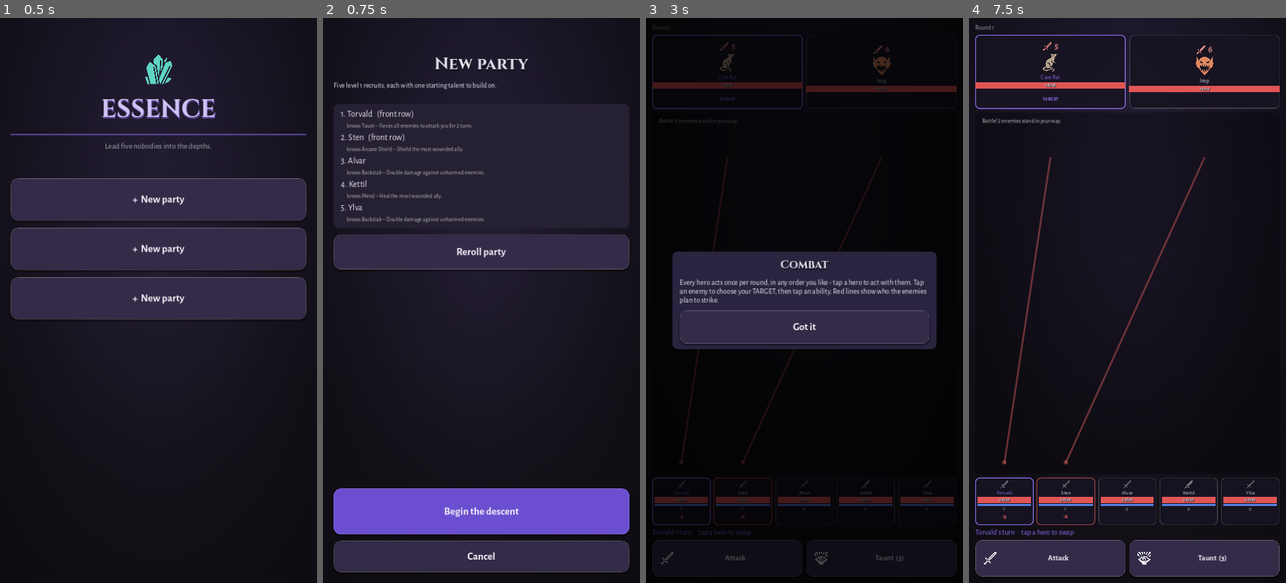
Above: before the commit, frames 1-4 (left to right).
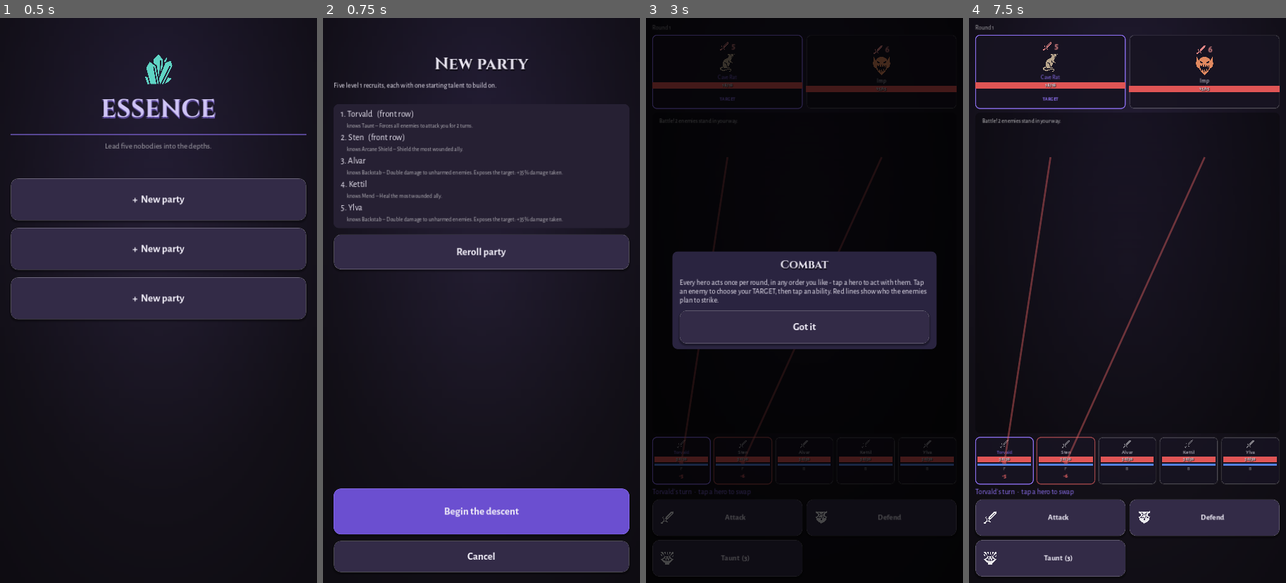
Above: after the commit, the same moments.

Repository: DrDev1337/Dreamapp
Game: Godot game, scene res://scenes/main.tscn
Same seed, same stepped clock (60 frames per second), same inputs: the game is played once before the commit and once after it.
Inputs (mouse positions are in pixels of both pictures, inside the frame that each line leads up to):
- Up to frame 1 (0.5 s): no input
- Up to frame 2 (0.75 s): click "+ New party" at 0.5 s
- Up to frame 3 (3 s): click "Begin the descent" at 1.25 s; click "START RUN – The Cave Depths" at 2 s; click "Descend – Depth 1: Battle" at 2.75 s
- Up to frame 4 (7.5 s): click (1203, 515) at 3.5 s, where only the run after the commit has a clickable "Defend"; click (1051, 74) at 4.27 s; click (1203, 74) at 5.02 s; click "Attack" at 5.75 s; click "Taunt (3)" at 6.5 s; click "Got it" at 7.25 s

Frame 1 is identical in both runs. In frame 2, 0.3% of the frame differs, in the area x 31-76%, y 26-37%; in frame 3, 3.4%; in frame 4, 12%, in the area x 1-98%, y 74-99%.

Commit message:
Add strategic depth: Defend action, Exposed combo, tight mana economy
The optimal move was almost always "attack with the strongest ability".
Borrowed the core decision loops from Slay the Spire and Slice & Dice:

- Defend (universal action, all heroes): halve the next hit taken AND
  gain +3 mana. Every enemy intent is now a real decision - block it,
  pre-heal, or race it by killing the enemy first
- Passive mana regen lowered 2 -> 1 per action, making Defend the mana
  engine: rounds alternate between charging and spending
- Exposed (via Backstab): target takes +35% damage from everyone for 2
  rounds - free action ordering pays off (open with the rogue, then
  unload)
- Guard state shows as "grd", exposed as "EXP+" on cards; simulator AI
  defends against big incoming hits and to bank mana; tests cover the
  guard halving, mana gain and the exposed multiplier via same-seed
  engine comparison

Co-Authored-By: Claude Fable 5 <noreply@anthropic.com>
Claude-Session: https://claude.ai/code/session_019aKYy591HB2eGFWw2i1t2D

Diff:
--- a/src/core/abilities.gd
+++ b/src/core/abilities.gd
@@ -22,6 +22,21 @@
 		"kind": "physical",
 		"target": "enemy",
 	},
+	# Universell (alla hjältar): blockbeslutet + mana-motorn. Att avstå
+	# skada för att stå emot en intent ELLER ladda mana är kärnvalet
+	# varje runda (Slay the Spire-block / Slice & Dice-pips).
+	"defend":
+	{
+		"id": "defend",
+		"name": "Defend",
+		"desc": "Halve the next hit taken and focus: +3 mana.",
+		"axis": "none",
+		"mana_cost": 0,
+		"cooldown": 0,
+		"power": 0.0,
+		"kind": "defend",
+		"target": "self",
+	},
 	# --- Tank ---
 	"taunt":
 	{
@@ -180,11 +195,13 @@
 		"signature": true,
 	},
 	# --- Rogue ---
+	# Exposed är combo-motorn: rogue öppnar, resten av partyt slår
+	# hårdare på samma mål – handlingsordningen (fritt vald) får payoff.
 	"backstab":
 	{
 		"id": "backstab",
 		"name": "Backstab",
-		"desc": "Double damage against unharmed enemies.",
+		"desc": "Double damage to unharmed enemies. Exposes the target: +35% damage taken.",
 		"axis": "rogue",
 		"mana_cost": 3,
 		"cooldown": 0,
@@ -192,6 +209,7 @@
 		"kind": "physical",
 		"target": "enemy",
 		"bonus_vs_full_hp": 2.0,
+		"status": {"id": "exposed", "duration": 2, "mult": 1.35},
 	},
 	"poison_blade":
 	{
--- a/src/core/balance.gd
+++ b/src/core/balance.gd
@@ -60,7 +60,10 @@
 const HERO_BASE_SPEED := 6
 const HERO_BASE_ARMOR := 0
 const HERO_BASE_MANA := 8
-const HERO_MANA_REGEN := 2
+# Stram passiv regen gör Defend till mana-motorn: rundor växlar mellan
+# att ladda (defend) och bränna (förmågor) – Slice & Dice-rytmen.
+const HERO_MANA_REGEN := 1
+const DEFEND_MANA_BONUS := 3
 
 # --- Level och klassning (US-4.2) ---
 const XP_PER_LEVEL_BASE := 40
--- a/src/core/combat.gd
+++ b/src/core/combat.gd
@@ -234,6 +234,8 @@
 			_do_taunt(hero, ability)
 		"buff":
 			_do_buff(hero, ability)
+		"defend":
+			_do_defend(hero)
 		_:
 			_do_attack(hero, ability, target_index)
 
@@ -299,6 +301,14 @@
 	log.append("%s taunts the enemies!" % hero["name"])
 
 
+## Defend: nästa träff halveras (guard_next, samma flagga som fiendernas
+## guard) och hjälten fokuserar – mana-motorn i stridsekonomin.
+func _do_defend(hero: Dictionary) -> void:
+	hero["guard_next"] = true
+	hero["mana"] = mini(int(hero["max_mana"]), int(hero["mana"]) + Balance.DEFEND_MANA_BONUS)
+	log.append("%s braces and focuses (+%d mana)." % [hero["name"], Balance.DEFEND_MANA_BONUS])
+
+
 func _do_buff(hero: Dictionary, ability: Dictionary) -> void:
 	var target := hero
 	if String(ability["target"]) == "ally":
@@ -332,6 +342,11 @@
 	for status in attacker["statuses"]:
 		if status["id"] == "atk_up":
 			base *= float(status.get("mult", 1.5))
+	# Exposed (combo-status): målet tar mer skada av ALLA – ordningen
+	# inom rundan blir taktik (öppna med backstab, nuka sedan).
+	for status in defender["statuses"]:
+		if status["id"] == "exposed":
+			base *= float(status.get("mult", 1.35))
 	base *= rng.randf_range(0.9, 1.1)
 	return maxi(Balance.MIN_DAMAGE, int(base))
 
--- a/src/core/hero.gd
+++ b/src/core/hero.gd
@@ -31,11 +31,12 @@
 		ability_ids.append(id)
 
 
-## Aktiva förmågor i strid: basattack + max 3 övriga (mobilskärm).
+## Aktiva förmågor i strid: basattack + defend (universella) + max 3
+## egna (mobilskärm). Defend är blockbeslutet alla hjältar alltid har.
 func combat_ability_ids() -> Array:
-	var actives: Array = ["basic_attack"]
+	var actives: Array = ["basic_attack", "defend"]
 	for id in ability_ids:
-		if id != "basic_attack" and actives.size() < 4:
+		if id not in actives and actives.size() < 5:
 			actives.append(id)
 	return actives
 
--- a/src/ui/combat_screen.gd
+++ b/src/ui/combat_screen.gd
@@ -524,6 +524,8 @@
 
 func _status_text(unit: Dictionary) -> String:
 	var parts: Array = []
+	if unit.get("guard_next", false):
+		parts.append("grd")
 	for status in unit["statuses"]:
 		match String(status["id"]):
 			"poison":
@@ -540,6 +542,8 @@
 				parts.append("evd")
 			"taunt":
 				parts.append("tnt")
+			"exposed":
+				parts.append("EXP+")
 	return " ".join(parts)
 
 
--- a/src/ui/icons.gd
+++ b/src/ui/icons.gd
@@ -15,6 +15,7 @@
 
 const ABILITY := {
 	"basic_attack": _SWORD,
+	"defend": _MAGIC_SHIELD,
 	"taunt": _WAR_CRY,
 	"shield_bash": preload("res://assets/icons/shield_bash.svg"),
 	"fortify": _MAGIC_SHIELD,
--- a/tests/run_tests.gd
+++ b/tests/run_tests.gd
@@ -200,6 +200,52 @@
 	heal_engine.player_action("mend", -1)
 	check(int(heal_engine.heroes[0]["hp"]) == 21, "mend helar mest skadade hjälten (2.2×magi)")
 
+	# Defend (blockbeslutet): halverar nästa träff och laddar mana.
+	var defend_heroes := _make_party_combat()
+	defend_heroes[0]["ability_ids"] = ["basic_attack", "defend"]
+	var defend_engine := CombatEngine.new()
+	defend_engine.setup(defend_heroes, [Enemies.spawn("stone_golem", 1)], 10)
+	defend_engine.advance_until_player_turn()
+	defend_engine.heroes[0]["mana"] = 5
+	check(defend_engine.player_action("defend", -1), "defend är alltid tillgänglig")
+	check(defend_engine.heroes[0]["guard_next"], "defend höjer garden")
+	check(
+		(
+			int(defend_engine.heroes[0]["mana"])
+			== 5 + Balance.DEFEND_MANA_BONUS + Balance.HERO_MANA_REGEN
+		),
+		"defend laddar mana (+%d)" % Balance.DEFEND_MANA_BONUS
+	)
+	defend_engine._deal_damage(defend_engine.heroes[0], 10, "Hero0")
+	check(int(defend_engine.heroes[0]["hp"]) == 25, "garden halverar nästa träff")
+	check(not defend_engine.heroes[0].get("guard_next", false), "garden förbrukas av träffen")
+
+	# Exposed (combo-motorn): backstab gör att målet tar mer skada av alla.
+	var expose_heroes := _make_party_combat()
+	expose_heroes[0]["ability_ids"] = ["basic_attack", "backstab"]
+	var base_engine := CombatEngine.new()
+	base_engine.setup(_make_party_combat(), [Enemies.spawn("stone_golem", 1)], 12)
+	var exp_engine := CombatEngine.new()
+	exp_engine.setup(expose_heroes, [Enemies.spawn("stone_golem", 1)], 12)
+	exp_engine.advance_until_player_turn()
+	exp_engine.player_action("backstab", 0)
+	var has_exposed := false
+	for status in exp_engine.enemies[0]["statuses"]:
+		if status["id"] == "exposed":
+			has_exposed = true
+	check(has_exposed, "backstab exponerar målet")
+	# Samma seed + samma slumpsekvens: attacken efter exponering gör mer
+	# skada än motsvarande attack utan.
+	base_engine.advance_until_player_turn()
+	base_engine.player_action("basic_attack", 0)
+	var base_hp := int(base_engine.enemies[0]["hp"])
+	base_engine.player_action("basic_attack", 0)
+	var base_second_hit := base_hp - int(base_engine.enemies[0]["hp"])
+	var exp_hp := int(exp_engine.enemies[0]["hp"])
+	exp_engine.player_action("basic_attack", 0)
+	var exp_second_hit := exp_hp - int(exp_engine.enemies[0]["hp"])
+	check(exp_second_hit > base_second_hit, "exponerade mål tar mer skada (+35%)")
+
 	# Revive: nekas utan fallen hjälte, väcker annars den första fallna.
 	var revive_heroes := _make_party_combat()
 	revive_heroes[0]["ability_ids"] = ["basic_attack", "resurrect"]
@@ -239,6 +285,10 @@
 	print("Hero & classing…")
 	var hero := Hero.new()
 	check(hero.ability_ids == ["basic_attack"], "rekryter börjar med bara basattack (US-4.1)")
+	check(
+		hero.combat_ability_ids() == ["basic_attack", "defend"],
+		"defend är universell i strid (blockbeslutet)"
+	)
 	for i in Balance.CLASS_UNLOCK_PICKS - 1:
 		check(not hero.apply_class_pick("mage"), "för få val låser inte klass")
 	var unlocked := hero.apply_class_pick("mage")
--- a/tools/simulate.gd
+++ b/tools/simulate.gd
@@ -200,10 +200,59 @@
 	var alive := combat.living_enemies()
 	if casual_mode:
 		return ["basic_attack", alive[0]]
-	# 1. Väck fallna kamrater.
+	var support := _support_action(combat, hero, alive)
+	if not support.is_empty():
+		return support
+	# Bästa skada mot bästa mål.
+	var target: int = alive[0]
+	var lowest_hp := 999999
+	for i in alive:
+		if String(combat.enemies[i].get("intent", {}).get("kind", "")) == "heal":
+			target = i
+			break
+		if int(combat.enemies[i]["hp"]) < lowest_hp:
+			lowest_hp = int(combat.enemies[i]["hp"])
+			target = i
+	var best_id := "basic_attack"
+	var best_score := 0.0
+	for id in hero["ability_ids"]:
+		if not _usable(hero, id):
+			continue
+		var ability := Abilities.get_ability(id)
+		var kind := String(ability["kind"])
+		if kind not in ["physical", "magic"]:
+			continue
+		var stat := float(hero["magic"] if kind == "magic" else hero["attack"])
+		var multiplier := float(alive.size()) if ability["target"] == "all_enemies" else 1.0
+		var score := stat * float(ability["power"]) * multiplier * float(ability.get("hits", 1))
+		if score > best_score:
+			best_score = score
+			best_id = id
+	# Mana-ekonomin: bara basattacken kvar men en dyrare förmåga väntar
+	# på mana -> defend och ladda i stället (Slice & Dice-rytmen).
+	if best_id == "basic_attack" and _usable(hero, "defend") and _should_bank_mana(hero):
+		return ["defend", -1]
+	return [best_id, target]
+
+
+## Stödprioriteringar: revive > defend mot stort hot > heal > taunt.
+## Returnerar [] när hjälten ska göra skada i stället.
+func _support_action(combat: CombatEngine, hero: Dictionary, alive: Array) -> Array:
 	if _usable(hero, "resurrect") and not combat.downed_heroes().is_empty():
 		return ["resurrect", -1]
-	# 2. Hela när någon är låg.
+	# Defend: blocka stora inkommande träffar mot just den här hjälten.
+	var my_threat := 0
+	for i in alive:
+		var enemy_intent: Dictionary = combat.enemies[i].get("intent", {})
+		if int(enemy_intent.get("target", -1)) == combat.active_hero:
+			my_threat += int(enemy_intent.get("est", 0))
+	if (
+		_usable(hero, "defend")
+		and not hero.get("guard_next", false)
+		and my_threat >= int(hero["max_hp"]) * 0.25
+	):
+		return ["defend", -1]
+	# Hela när någon är låg.
 	var wounded_count := 0
 	var worst_fraction := 1.0
 	for i in combat.living_heroes():
@@ -217,37 +266,27 @@
 			return ["radiance", -1]
 		if _usable(hero, "mend"):
 			return ["mend", -1]
-	# 3. Tanka hotet från frontraden.
+	# Tanka hotet från frontraden.
 	if String(hero["row"]) == "front":
 		for taunt_id in ["bulwark", "taunt"]:
 			if _usable(hero, taunt_id):
 				return [taunt_id, -1]
-	# 4. Bästa skada mot bästa mål.
-	var target: int = alive[0]
-	var lowest_hp := 999999
-	for i in alive:
-		if String(combat.enemies[i].get("intent", {}).get("kind", "")) == "heal":
-			target = i
-			break
-		if int(combat.enemies[i]["hp"]) < lowest_hp:
-			lowest_hp = int(combat.enemies[i]["hp"])
-			target = i
-	var best_id := "basic_attack"
-	var best_score := 0.0
+	return []
+
+
+## Sant om en användbar förmåga bara väntar på mer mana.
+func _should_bank_mana(hero: Dictionary) -> bool:
 	for id in hero["ability_ids"]:
-		if not _usable(hero, id):
+		if id in ["basic_attack", "defend"]:
 			continue
 		var ability := Abilities.get_ability(id)
-		var kind := String(ability["kind"])
-		if kind not in ["physical", "magic"]:
-			continue
-		var stat := float(hero["magic"] if kind == "magic" else hero["attack"])
-		var multiplier := float(alive.size()) if ability["target"] == "all_enemies" else 1.0
-		var score := stat * float(ability["power"]) * multiplier * float(ability.get("hits", 1))
-		if score > best_score:
-			best_score = score
-			best_id = id
-	return [best_id, target]
+		if (
+			int(hero["cooldowns"].get(id, 0)) == 0
+			and int(hero["mana"]) < int(ability["mana_cost"])
+			and int(ability["mana_cost"]) <= int(hero["max_mana"])
+		):
+			return true
+	return false
 
 
 ## Driver partyt mot kompositionen i DESIRED_AXES.
Not shown, changed: docs/party_design.md
